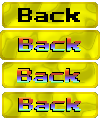
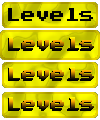
Comparing the layer stacks of the two 100 x 120 images. Changes:
removed layer "Capa pegada" over [17, 37, 81, 111]
hid "Back", painted on it over [18, 8, 81, 112]
added layer "Levels" above "Play" over [8, 8, 94, 111]
